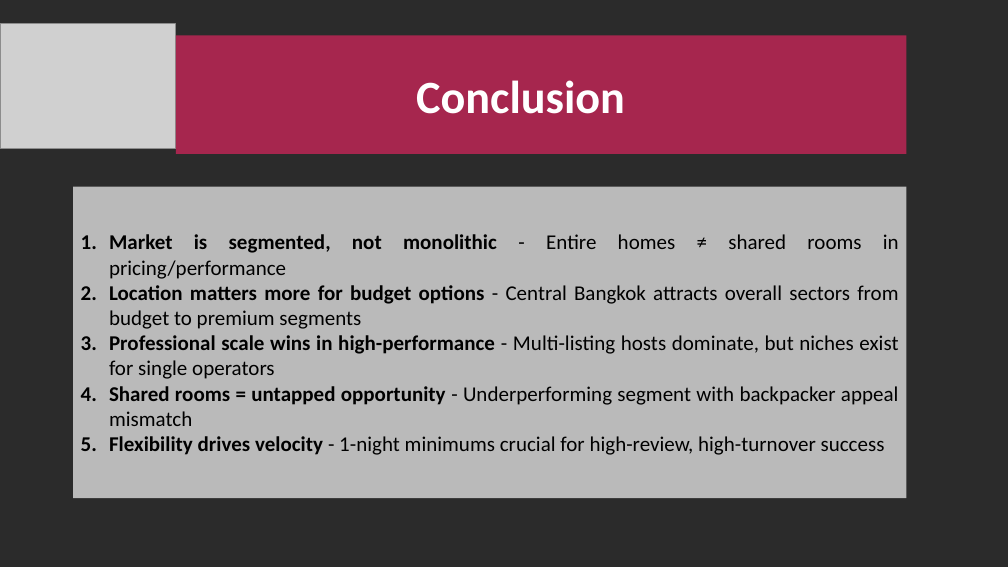
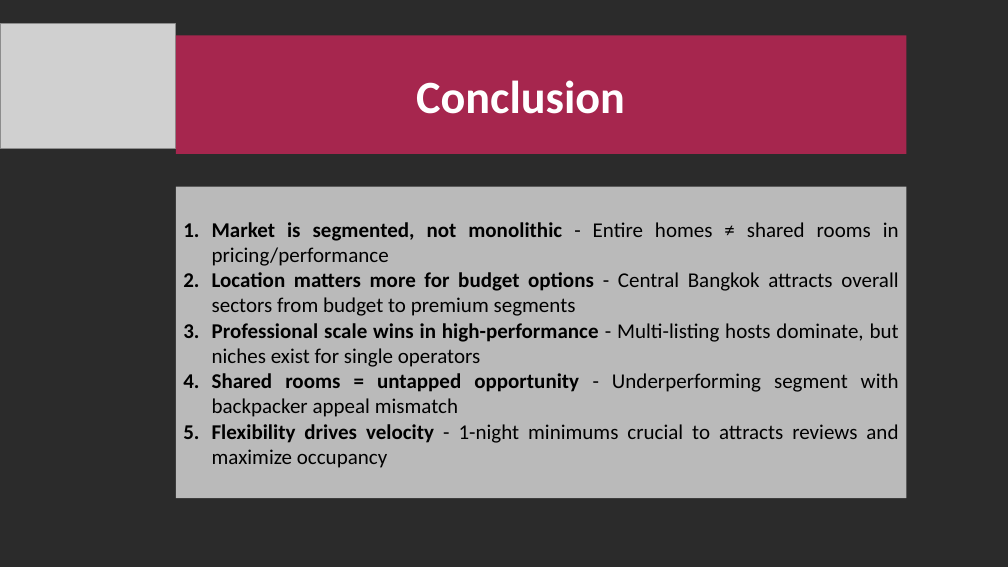
Before and after one commit to YonathanHH/DataAnalysis_BangkokAirBNB_Backpackers, a slide deck: slide 25 of Capstone_Project_2_Presentation.pptx. Drawn at 1008x567 pixels with LibreOffice and Linux fonts; fonts in the diff are those of the drawing; grey boxes stand for pictures; background and template pictures are left out; a plain dark background stands for a picture behind light text. Boxes give left, top, right and bottom in pixels: in the first picture for what was removed or moved away, otherwise in the second. Text is boxed around its words. In the diff, an @@ line names an element or a change of style, - is before the commit and + after.

```diff
--- a/Capstone_Project_2_Presentation.pptx
+++ b/Capstone_Project_2_Presentation.pptx
@@ rectangle "Market is segmented, not monolithic ..." resized from (x1=73, y1=187, x2=907, y2=498) to (x1=176, y1=187, x2=907, y2=498) @@
@@ text in rectangle at (x1=212, y1=424, x2=898, y2=468): text changed @@
-5. Flexibility drives velocity - 1-night minimums crucial for high-review, high-turnover success
+5. Flexibility drives velocity - 1-night minimums crucial to attracts reviews and maximize occupancy
```
Also in this commit, not shown: 5 other slides changed, 1 other file.
